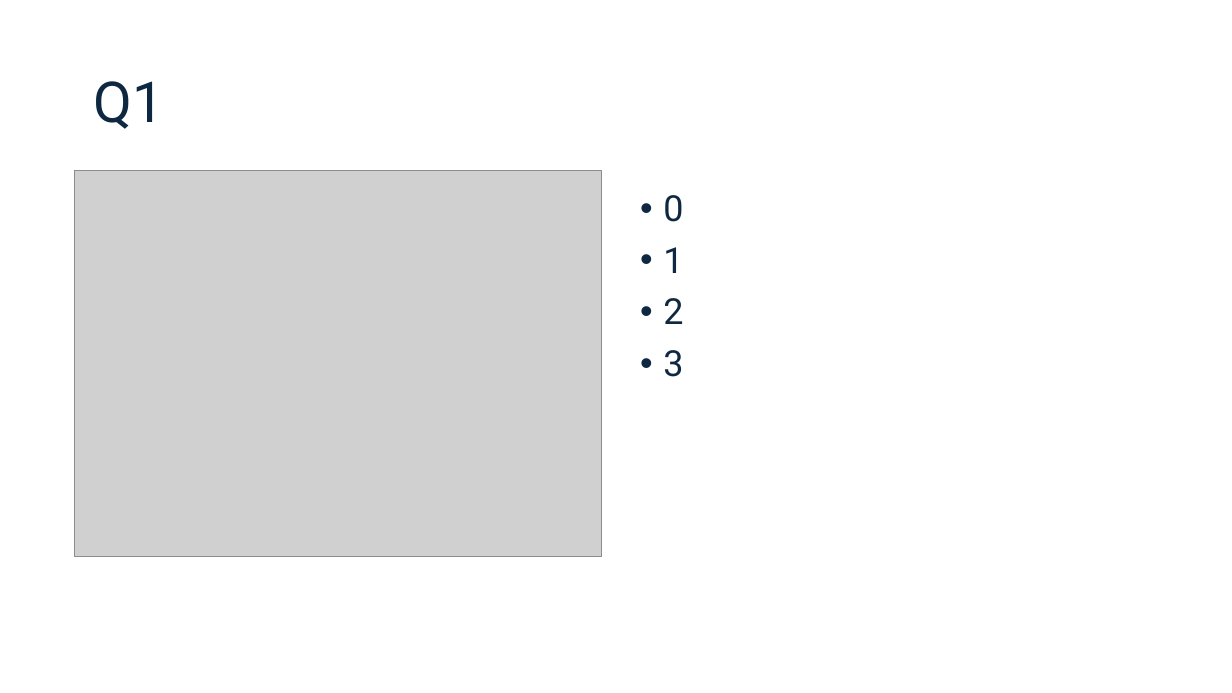
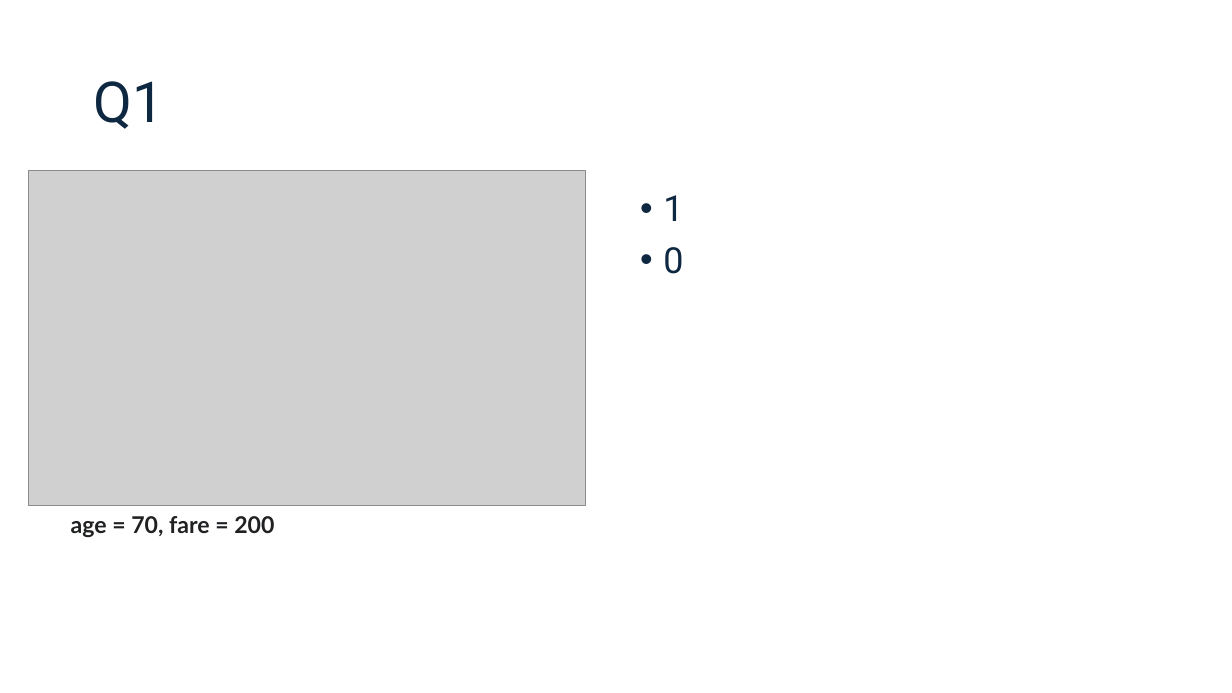
Before and after one commit to connordouglas10/DS-Tech-2025January, a slide deck: slide 4 of Modules/Module3/Slides 3.pptx (slide 5 before the commit). Drawn at 1232x693 pixels with LibreOffice and Linux fonts; fonts in the diff are those of the drawing; grey boxes stand for pictures. Boxes give left, top, right and bottom in pixels: in the first picture for what was removed or moved away, otherwise in the second. Text is boxed around its words. In the diff, an @@ line names an element or a change of style, - is before the commit and + after.

```diff
--- a/Modules/Module3/Slides 3.pptx
+++ b/Modules/Module3/Slides 3.pptx
@@ picture: place and size @@
-picture at box(75, 171, 602, 557)
+picture at box(29, 171, 586, 506)
@@ text at box(663, 195, 683, 221): paragraph added @@
+• 1
@@ text at box(663, 247, 683, 377): paragraphs removed @@
-• 1
-• 2
-• 3
@@ text added at box(71, 516, 274, 537), 18 pt, text #202122, bold @@
+age = 70, fare = 200
```
Also in this commit, not shown: 8 other slides changed, 50 slides added, 18 slides removed, 4 other files.
